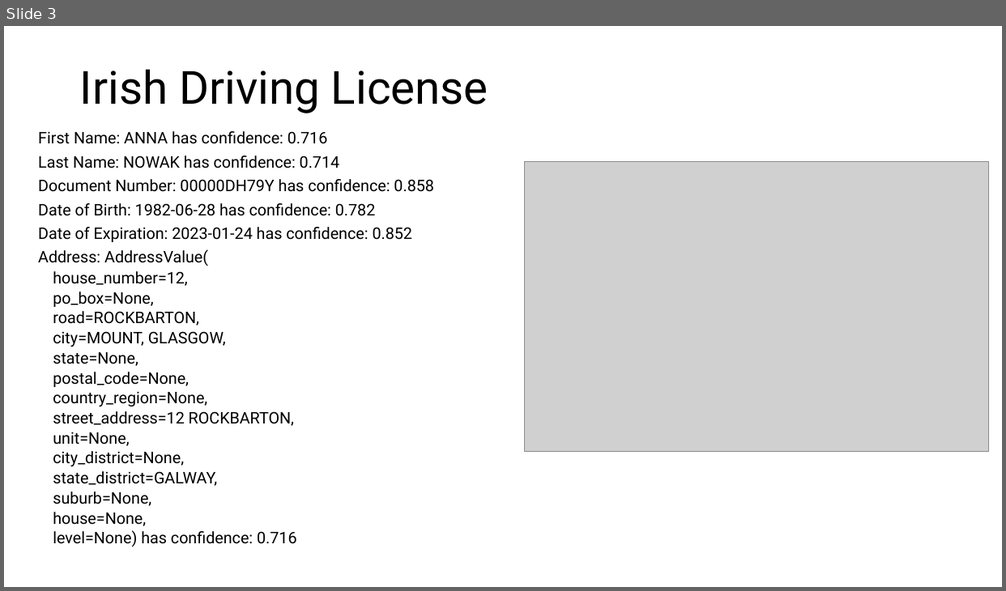
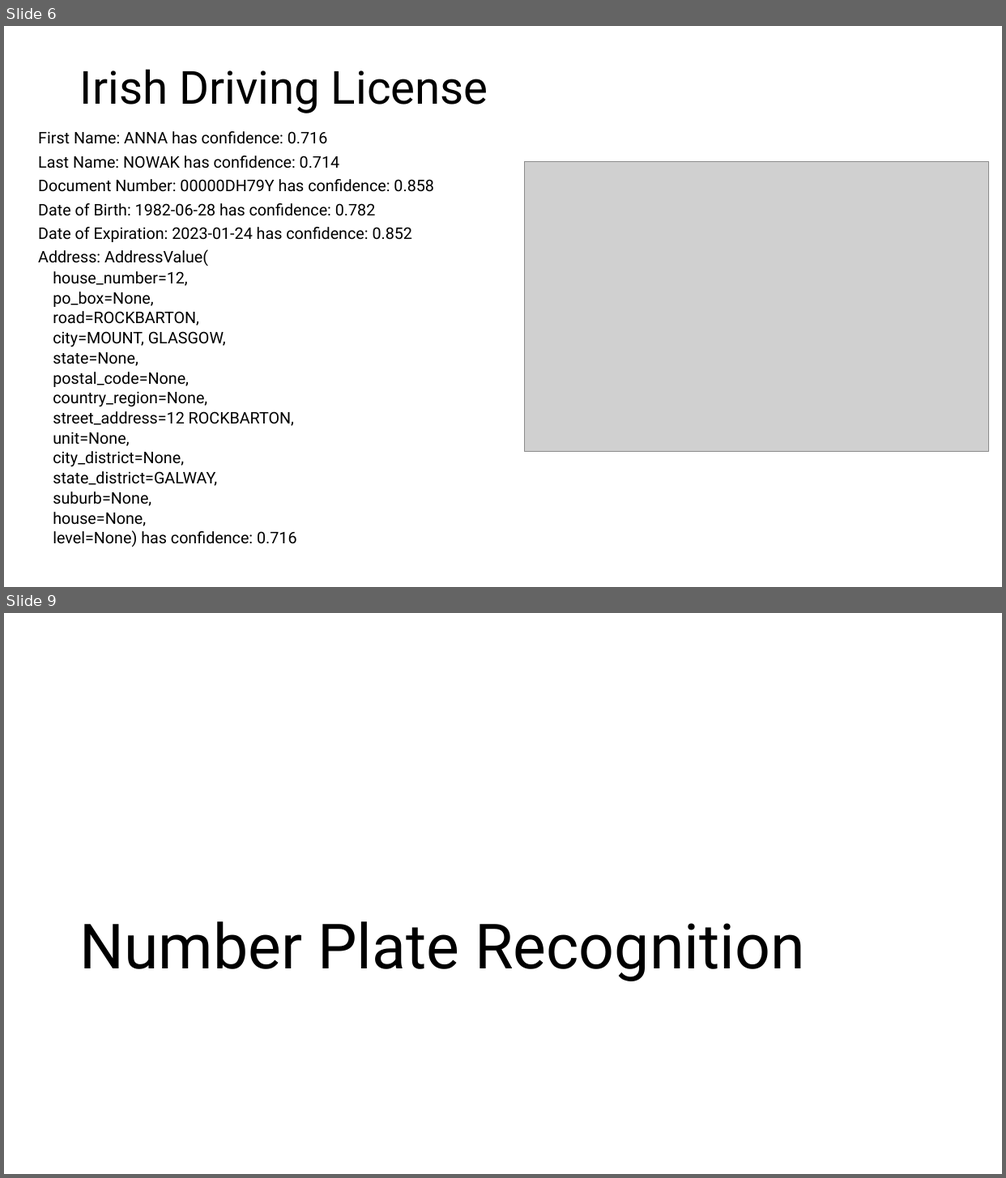
Before and after one commit to peterperov/DocumentIntelligence, a slide deck: Document OCR Demo.pptx. Shown one above the other, each under a label of ours: slide 3 before the commit, slides 6 and 9 after it; the slides between them are not shown. The pictures are 1006x591 and 1006x1178 pixels, drawn with LibreOffice and Linux fonts; fonts in the diff are those of the drawing; grey boxes stand for pictures. Boxes give left, top, right and bottom in pixels: in the first picture for what was removed or moved away, otherwise in the second. Text is boxed around its words. In the diff, an @@ line names an element or a change of style, - is before the commit and + after.

```diff
--- a/Document OCR Demo.pptx
+++ b/Document OCR Demo.pptx
@@ slide 9 added at <box>4,613,1002,1174</box>, background #FFFFFF @@
@@ title added at <box>79,922,804,982</box>, 60 pt, text #000000 @@
+Number Plate Recognition
@@ what was slide 3 is now slide 6 @@
```
Also in this commit, not shown: 1 slide changed, 7 other slides added, 3 other files.
